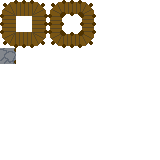
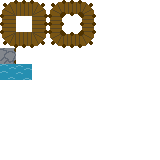
The second 160 x 160 image is a revision of the first. Changes to its layers:
added layer "Background Merged" (1st of 2) above "Paint Layer 1" over (0, 64, 32, 80)
added layer "Paint Layer 1" (1st of 2) above "Paint Layer 1" over (0, 64, 32, 80)
